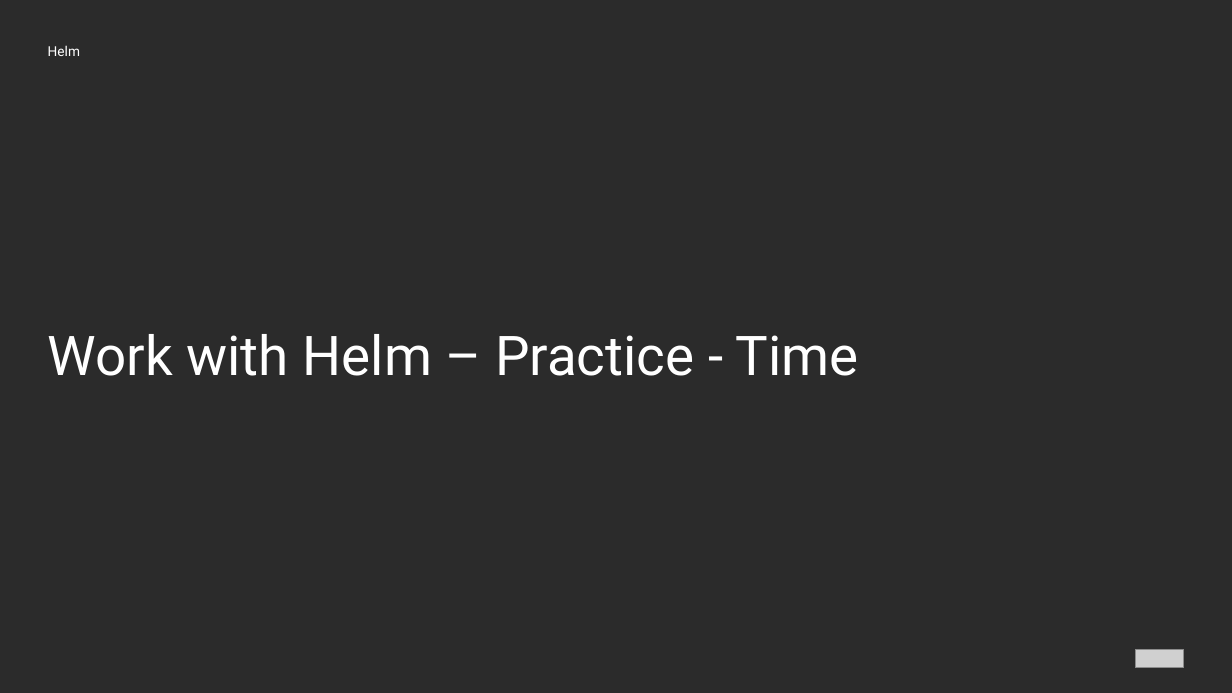
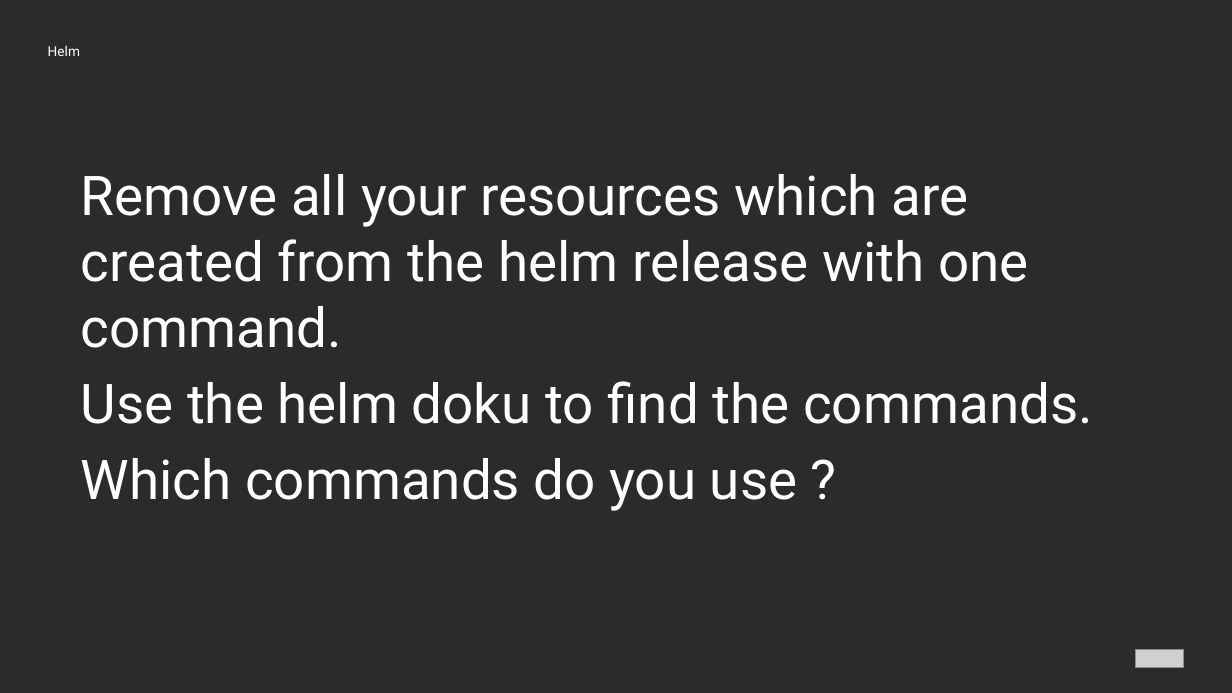
Before and after one commit to Hassel93/helm_course, a slide deck: slide 17 of presentations/01_04_Helm_Cli.pptx (slide 6 before the commit). Drawn at 1232x693 pixels with LibreOffice and Linux fonts; fonts in the diff are those of the drawing; grey boxes stand for pictures; background and template pictures are left out; a plain dark background stands for a picture behind light text. Boxes give left, top, right and bottom in pixels: in the first picture for what was removed or moved away, otherwise in the second. Text is boxed around its words. In the diff, an @@ line names an element or a change of style, - is before the commit and + after.

Commit message:
new practice and presentation

```diff
--- a/presentations/01_04_Helm_Cli.pptx
+++ b/presentations/01_04_Helm_Cli.pptx
@@ text at (x1=81, y1=174, x2=1092, y2=511): text changed @@
-Work with Helm – Practice - Time
+Remove all your resources which are created from the helm release with one command.
+Use the helm doku to find the commands.
+Which commands do you use ?
```
Also in this commit, not shown: 3 other slides changed, 12 slides added, 38 other files.
